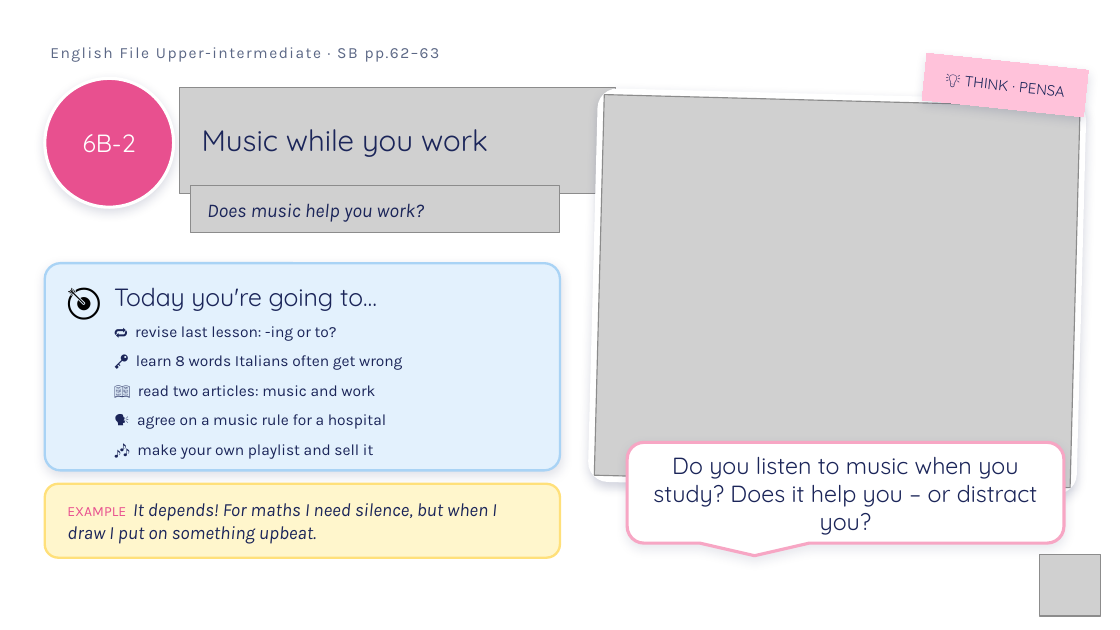
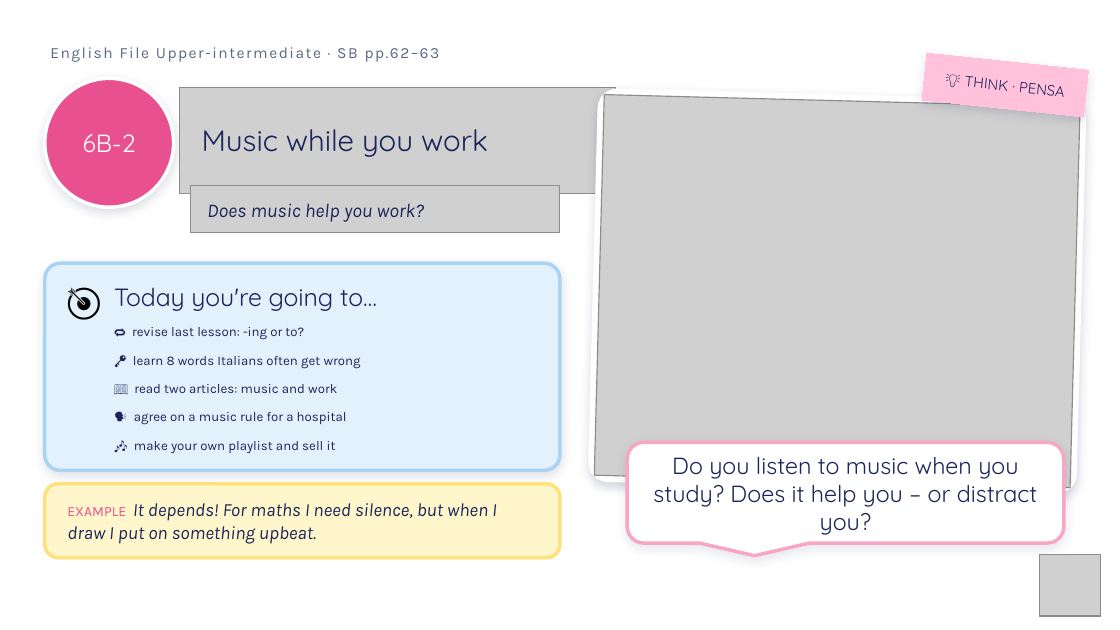
Before and after one commit to londonlanguageschool/Bagheria-, a slide deck: slide 1 of materials/B2/B2_6B-2_Music_to_my_ears.pptx. Drawn at 1120x630 pixels with LibreOffice and Linux fonts; fonts in the diff are those of the drawing; grey boxes stand for pictures; background and template pictures are left out. Boxes give left, top, right and bottom in pixels: in the first picture for what was removed or moved away, otherwise in the second. Text is boxed around its words. In the diff, an @@ line names an element or a change of style, - is before the commit and + after.

```diff
--- a/materials/B2/B2_6B-2_Music_to_my_ears.pptx
+++ b/materials/B2/B2_6B-2_Music_to_my_ears.pptx
@@ rounded rectangle at <box>45,263,560,470</box>: outline #A9D3F5 1.5 pt to #A9D3F5 2.25 pt @@
@@ text "🔁 revise last lesson: -ing ..." at <box>132,327,361,454</box>: size 10 to 8.5 pt; more space between paragraphs @@
```
Also in this commit, not shown: 15 other slides changed, 4 slides added, 1 slide removed, 21 other files.
